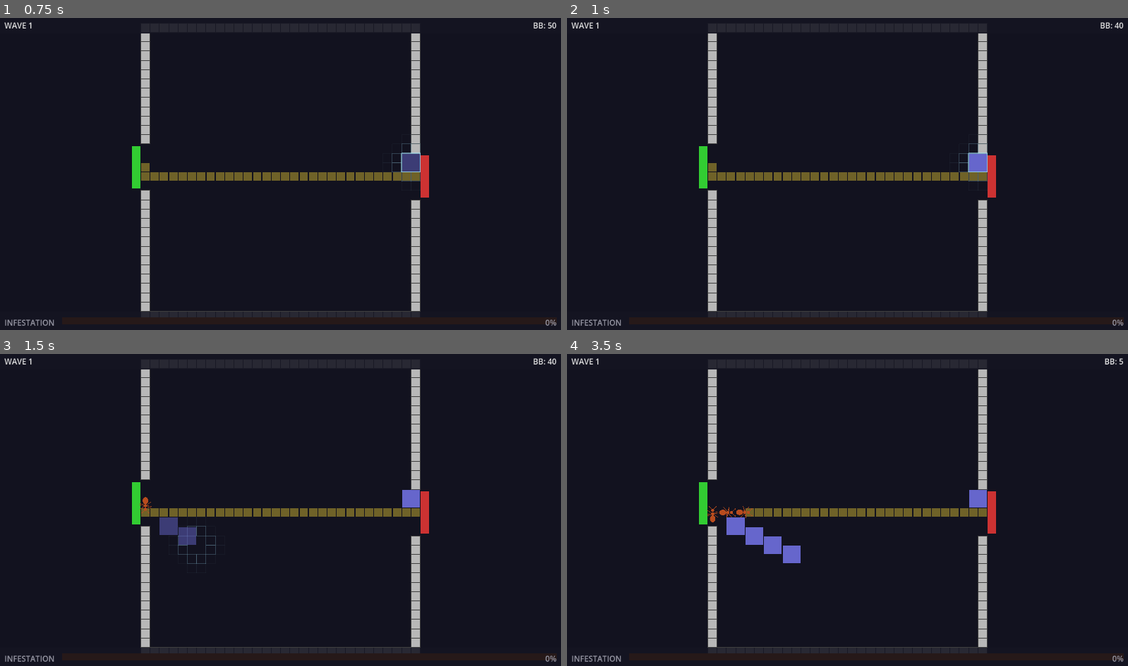
Above: before the commit, frames 1-4 (two rows, left to right).
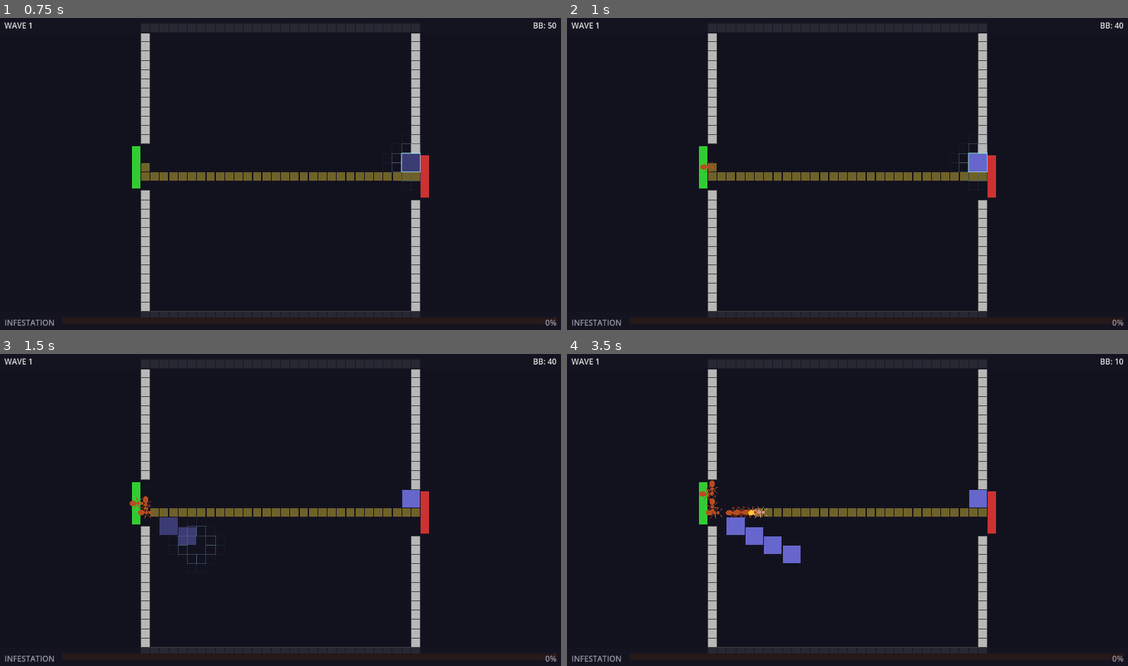
Above: after the commit, the same moments.

Repository: TimGoergen/critter-quitters
Game: Godot game, scene res://Main.tscn
Same seed, same stepped clock (60 frames per second), same inputs: the game is played once before the commit and once after it.
Inputs (mouse positions are in pixels of both pictures, inside the frame that each line leads up to):
- Up to frame 1 (0.75 s): tap Q at 0.5, 0.6 s; move the mouse to (403, 155) at 0.52 s; click (403, 155) at 0.67 s
- Up to frame 2 (1 s): no input
- Up to frame 3 (1.5 s): tap Space at 1.25 s; drag from (168, 522) to (252, 572) at 1.27 s
- Up to frame 4 (3.5 s): move the mouse to (903, 438) at 2.02 s; tap Q at 2.1 s; click (903, 438) at 2.17 s; drag from (819, 572) to (679, 460) at 2.77 s

Frame 1 is identical in both runs. In frame 2, less than 0.1% of the frame differs, in the area x 23-27%, y 45-50%; in frame 3, 0.1%; in frame 4, 0.4%, in the area x 23-100%, y 1-54%.

Commit message:
Balance pass: 25 ants per wave, spawn interval halved to 0.3s
Co-Authored-By: Claude Sonnet 4.6 <noreply@anthropic.com>

Diff:
--- a/game/arena/Arena.gd
+++ b/game/arena/Arena.gd
@@ -80,8 +80,8 @@
 var _active_enemies: Array[Node3D] = []
 
 # Wave spawning — enemies launch one at a time with a small gap between them.
-const WAVE_SIZE: int = 10
-const SPAWN_INTERVAL: float = 0.6      # seconds between each enemy in the wave
+const WAVE_SIZE: int = 25
+const SPAWN_INTERVAL: float = 0.3      # seconds between each enemy in the wave
 const WAVE_COUNTDOWN: int  = 2         # seconds of countdown before each wave
 
 var _enemies_left_to_spawn: int = 0
